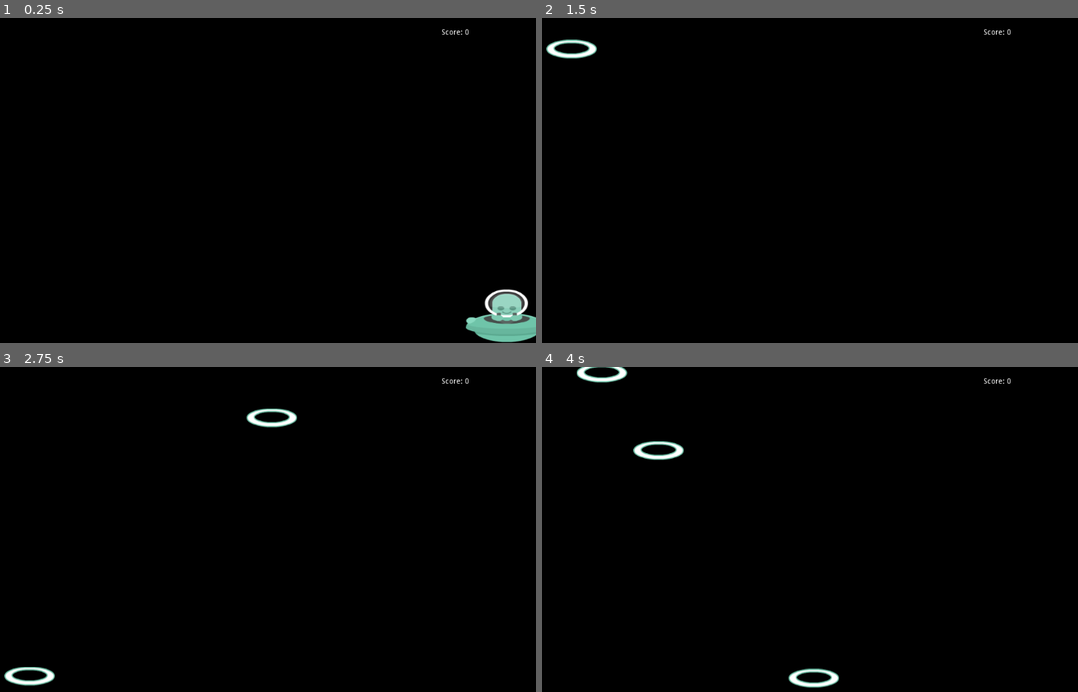
Above: before the commit, frames 1-4 (two rows, left to right).
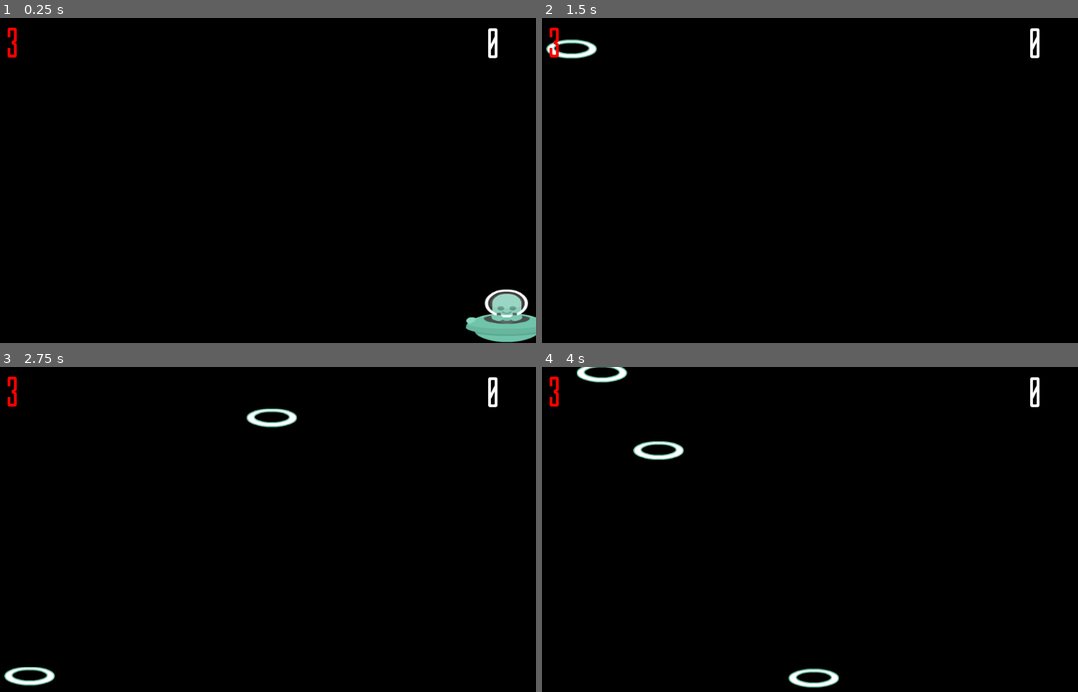
Above: after the commit, the same moments.

Repository: keith-kenny/basket-case
Game: Godot game, scene res://Game.tscn
Same seed, same stepped clock (60 frames per second), same inputs: the game is played once before the commit and once after it. The project has no main scene, so this scene is started directly.
Inputs:
- Up to frame 1 (0.25 s): no input
- Up to frame 2 (1.5 s): tap Enter at 0.5 s; hold D (right) 0.53-1.28 s; hold A (left) from 1.28 s (still down)
- Up to frame 3 (2.75 s): release A (left) at 2.03 s; hold D (right) from 2.03 s (still down)
- Up to frame 4 (4 s): release D (right) at 3.53 s; hold A (left) from 3.53 s (still down)

The runs differ from the first frame. In frame 1, 0.3% of the frame differs, in the area x 1-93%, y 2-13%; in frame 2, 0.3%; in frame 3, 0.3%; in frame 4, 0.3%.

Commit message:
Updates to HUD

Diff:
--- a/Basket.tscn
+++ b/Basket.tscn
@@ -18,7 +18,6 @@
 
 [node name="CollisionShape2D" type="CollisionShape2D" parent="."]
 position = Vector2( 1018.54, 532.505 )
-scale = Vector2( 1, 1 )
 shape = SubResource( 1 )
 
 [node name="Sprite" type="Sprite" parent="."]
--- a/Dropper.gd
+++ b/Dropper.gd
@@ -1,5 +1,6 @@
 extends RigidBody2D
 signal collected
+signal not_collected
 
 export var min_gravity = 2
 export var max_gravity = 4
@@ -13,8 +14,9 @@
 func randomise_gravity_scale():
 	gravity_scale = rand_range(min_gravity, max_gravity)
 
-
 func _on_VisibilityNotifier2D_screen_exited():
+	print("I have left the screen")
+	emit_signal("not_collected")
 	queue_free()
 
 func collect():
--- a/Game.gd
+++ b/Game.gd
@@ -16,6 +16,7 @@
 	$DropperPath/DroperSpawnLocation.offset = randi()
 	var dropper = Dropper.instance()
 	dropper.position = $DropperPath/DroperSpawnLocation.position
-	dropper.connect("collected", $Label, "_on_Dropper_collected")
+	dropper.connect("collected", $HUD/ScoreLabel, "update_score")
+	dropper.connect("not_collected", $HUD/MissLabel, "update_miss")
 	add_child(dropper)
 	pass # Replace with function body.
--- a/Game.tscn
+++ b/Game.tscn
@@ -1,14 +1,24 @@
-[gd_scene load_steps=6 format=2]
+[gd_scene load_steps=10 format=2]
 
 [ext_resource path="res://Game.gd" type="Script" id=1]
 [ext_resource path="res://Dropper.tscn" type="PackedScene" id=2]
 [ext_resource path="res://Basket.tscn" type="PackedScene" id=3]
 [ext_resource path="res://ScoreLabel.gd" type="Script" id=4]
+[ext_resource path="res://font/Enfatica.otf" type="DynamicFontData" id=5]
+[ext_resource path="res://MissLabel.gd" type="Script" id=6]
 
 [sub_resource type="Curve2D" id=1]
 _data = {
 "points": PoolVector2Array( 0, 0, 0, 0, 5, 9, 0, 0, 0, 0, 1022, 13 )
 }
+
+[sub_resource type="DynamicFont" id=2]
+size = 80
+font_data = ExtResource( 5 )
+
+[sub_resource type="DynamicFont" id=3]
+size = 80
+font_data = ExtResource( 5 )
 
 [node name="Game" type="Node2D"]
 script = ExtResource( 1 )
@@ -25,15 +35,32 @@
 [node name="DropperSpawnTimer" type="Timer" parent="."]
 autostart = true
 
-[node name="Label" type="Label" parent="."]
-margin_left = 850.0
-margin_top = 20.0
-margin_right = 1198.0
-margin_bottom = 75.0
-text = "Score: 0"
+[node name="HUD" type="CanvasLayer" parent="."]
+
+[node name="ScoreLabel" type="Label" parent="HUD"]
+margin_left = 936.0
+margin_top = 17.0
+margin_right = 1023.0
+margin_bottom = 36.0
+custom_fonts/font = SubResource( 2 )
+text = "0"
+align = 3
 script = ExtResource( 4 )
 __meta__ = {
 "_edit_use_anchors_": false
 }
 
+[node name="MissLabel" type="Label" parent="HUD"]
+margin_left = 15.0
+margin_top = 16.0
+margin_right = 110.0
+margin_bottom = 86.0
+custom_fonts/font = SubResource( 3 )
+text = "0"
+align = 1
+script = ExtResource( 6 )
+__meta__ = {
+"_edit_use_anchors_": false
+}
+
 [connection signal="timeout" from="DropperSpawnTimer" to="." method="_on_DropperSpawnTimer_timeout"]
--- /dev/null
+++ b/MissLabel.gd
@@ -0,0 +1,15 @@
+extends Label
+
+var allowed_misses = 0
+
+func _ready():
+	allowed_misses = 3
+	text = str(3)
+	add_color_override("font_color", Color(1,0,0))
+
+
+func update_miss():
+	if allowed_misses > 0:
+		allowed_misses = allowed_misses - 1
+
+	text = str(allowed_misses)
--- a/ScoreLabel.gd
+++ b/ScoreLabel.gd
@@ -5,9 +5,9 @@
 # Called when the node enters the scene tree for the first time.
 func _ready():
 	score = 0
-	text = "Score: %s" % score
+	text = str(score)
 	pass # Replace with function body.
 
-func _on_Dropper_collected():
+func update_score():
 	score += 1
-	text = "Score: %s" % score
+	text = str(score)
Binary file added: font/Enfatica.otf
